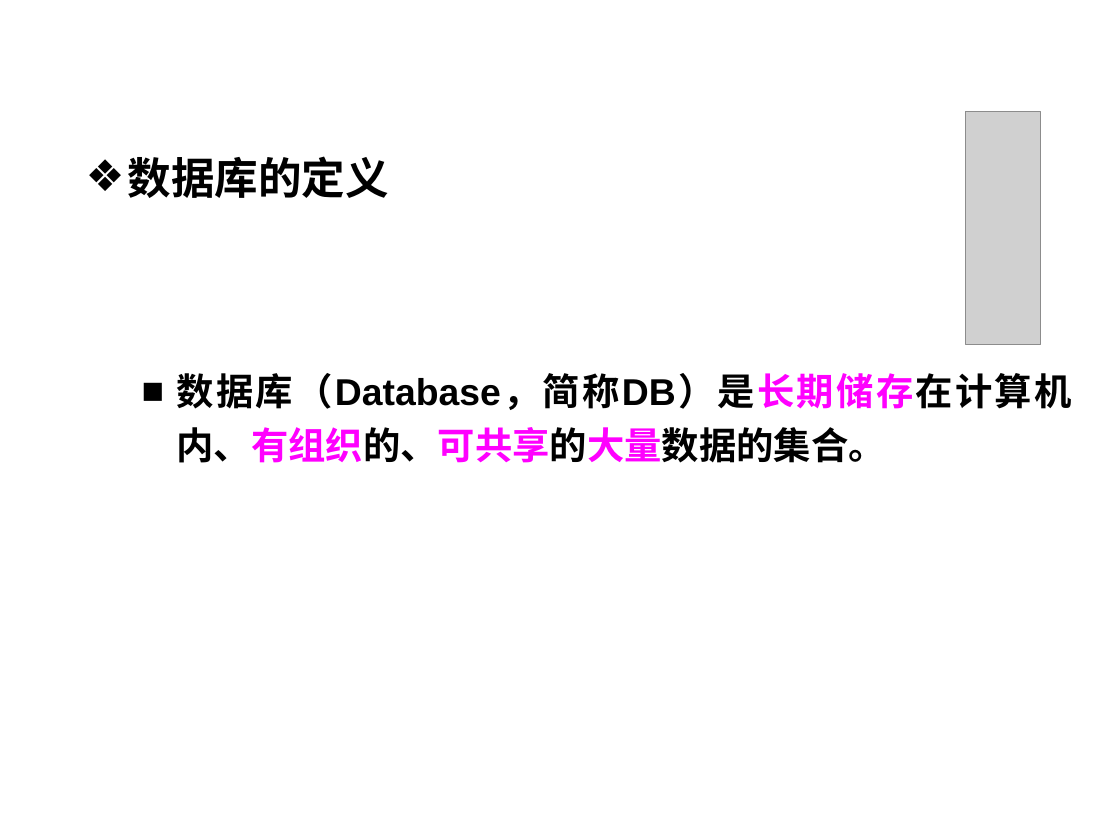
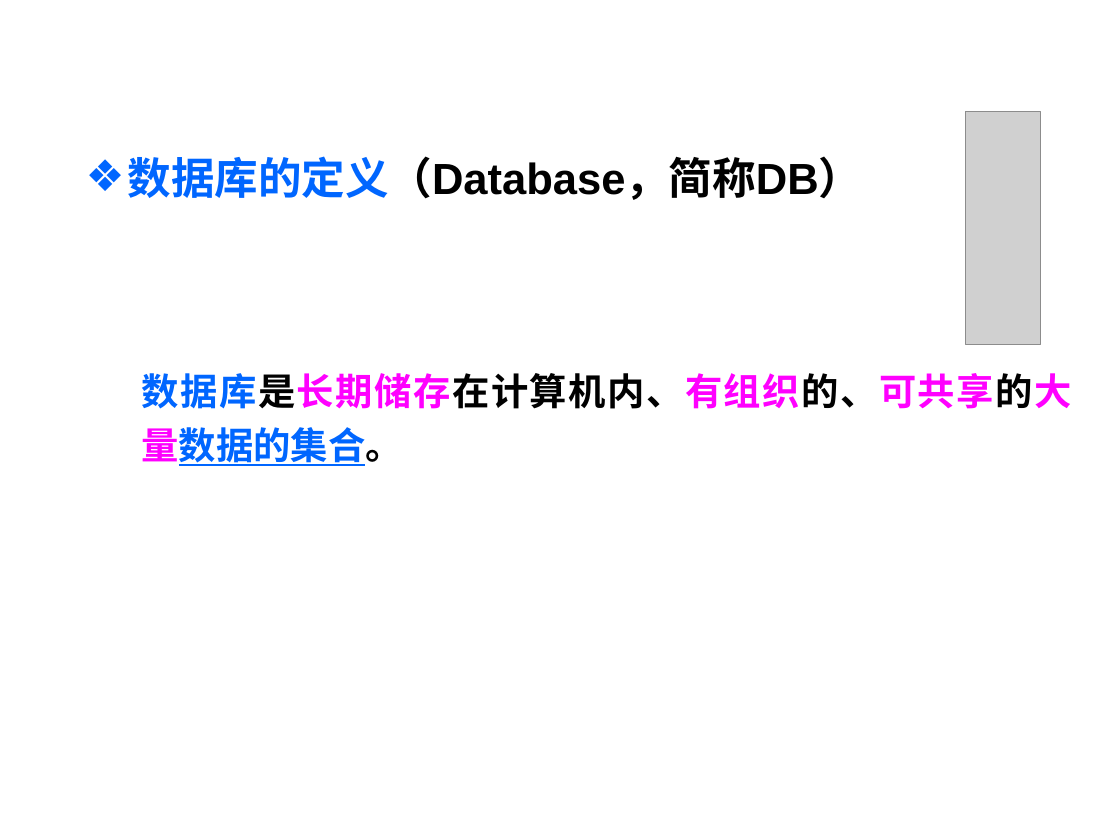
Before and after one commit to HBU/DataBase, a slide deck: slide 17 of PPT/DB第01章.ppt. Drawn at 1120x840 pixels with LibreOffice and Linux fonts; fonts in the diff are those of the drawing; grey boxes stand for pictures; background and template pictures are left out. Boxes give left, top, right and bottom in pixels: in the first picture for what was removed or moved away, otherwise in the second. Text is boxed around its words. In the diff, an @@ line names an element or a change of style, - is before the commit and + after.

```diff
--- a/PPT/DB第01章.ppt
+++ b/PPT/DB第01章.ppt
@@ text at [128,156,1072,466]: text changed @@
-❖ 数据库的定义
-  ■ 数据库（Database，简称DB）是长期储存在计算机内、有组织的、可共享的大量数据的集合。
+❖ 数据库的定义（Database，简称DB）
+  数据库是长期储存在计算机内、有组织的、可共享的大量数据的集合。
```
Also in this commit, not shown: 10 other slides changed.
